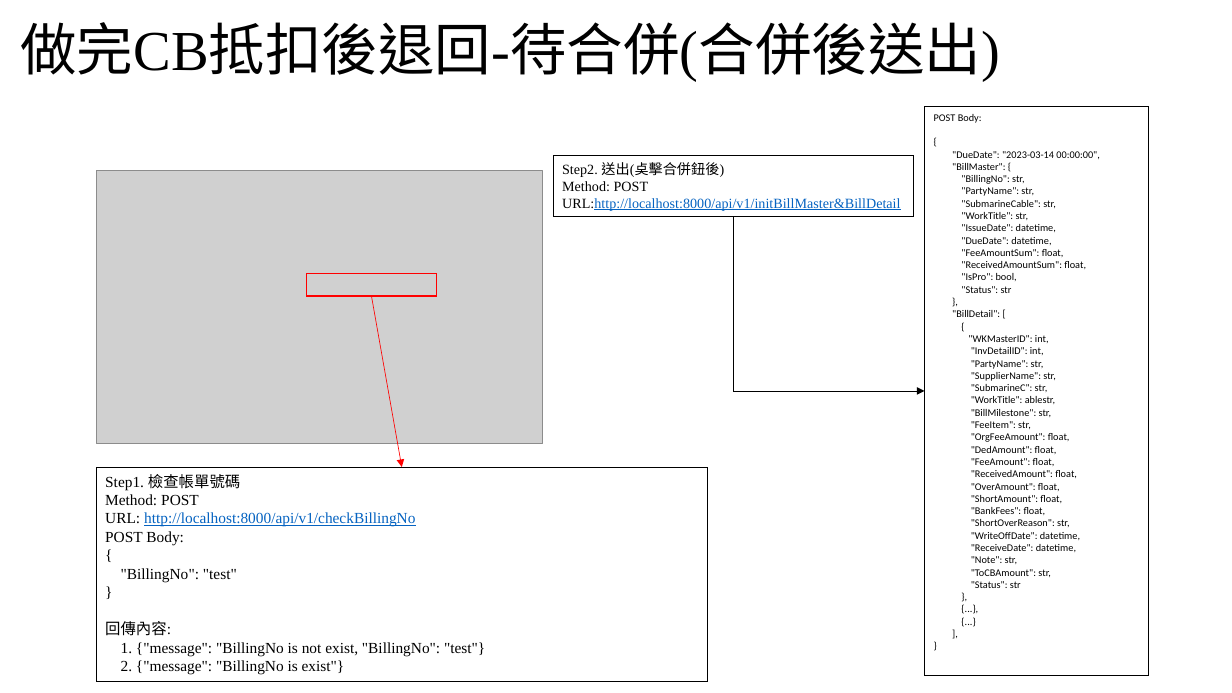
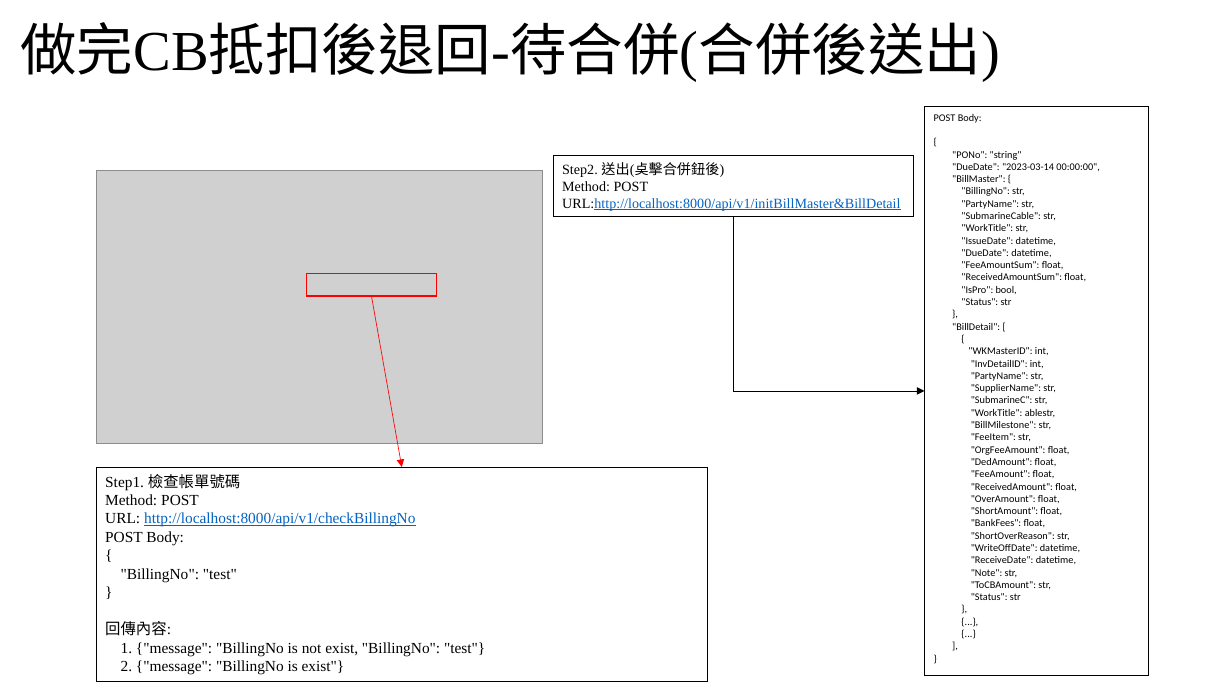
Before and after one commit to appletime81/cbp-sys-api, a slide deck: slide 5 of CBP專案/帳單API_part1.pptx. Drawn at 1232x693 pixels with LibreOffice and Linux fonts; fonts in the diff are those of the drawing; grey boxes stand for pictures. Boxes give left, top, right and bottom in pixels: in the first picture for what was removed or moved away, otherwise in the second. Text is boxed around its words. In the diff, an @@ line names an element or a change of style, - is before the commit and + after.

```diff
--- a/CBP專案/帳單API_part1.pptx
+++ b/CBP專案/帳單API_part1.pptx
@@ text in rectangle at bbox=[952, 151, 1022, 160]: paragraph added @@
+"PONo": "string"
```
Also in this commit, not shown: 6 other files.
